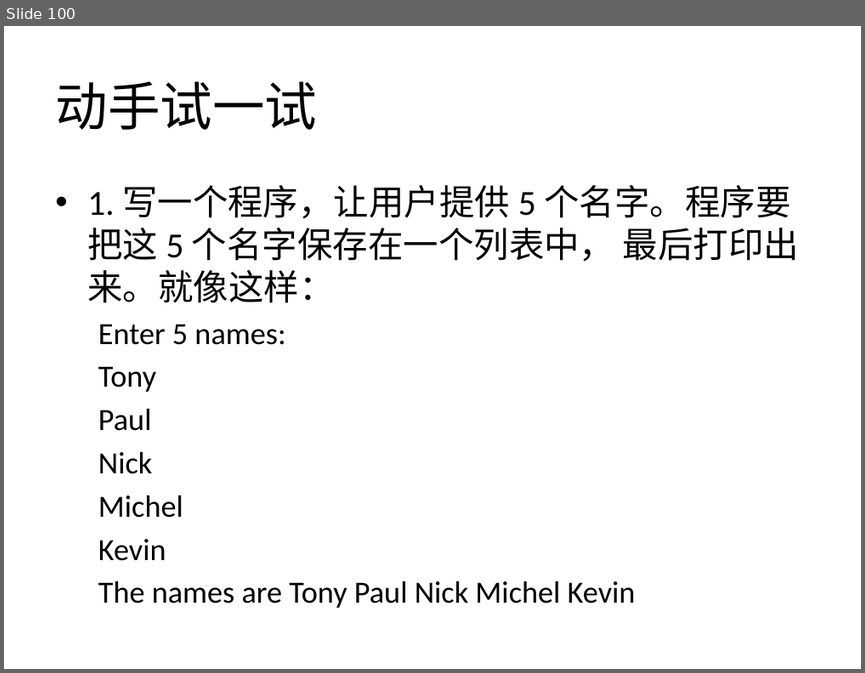
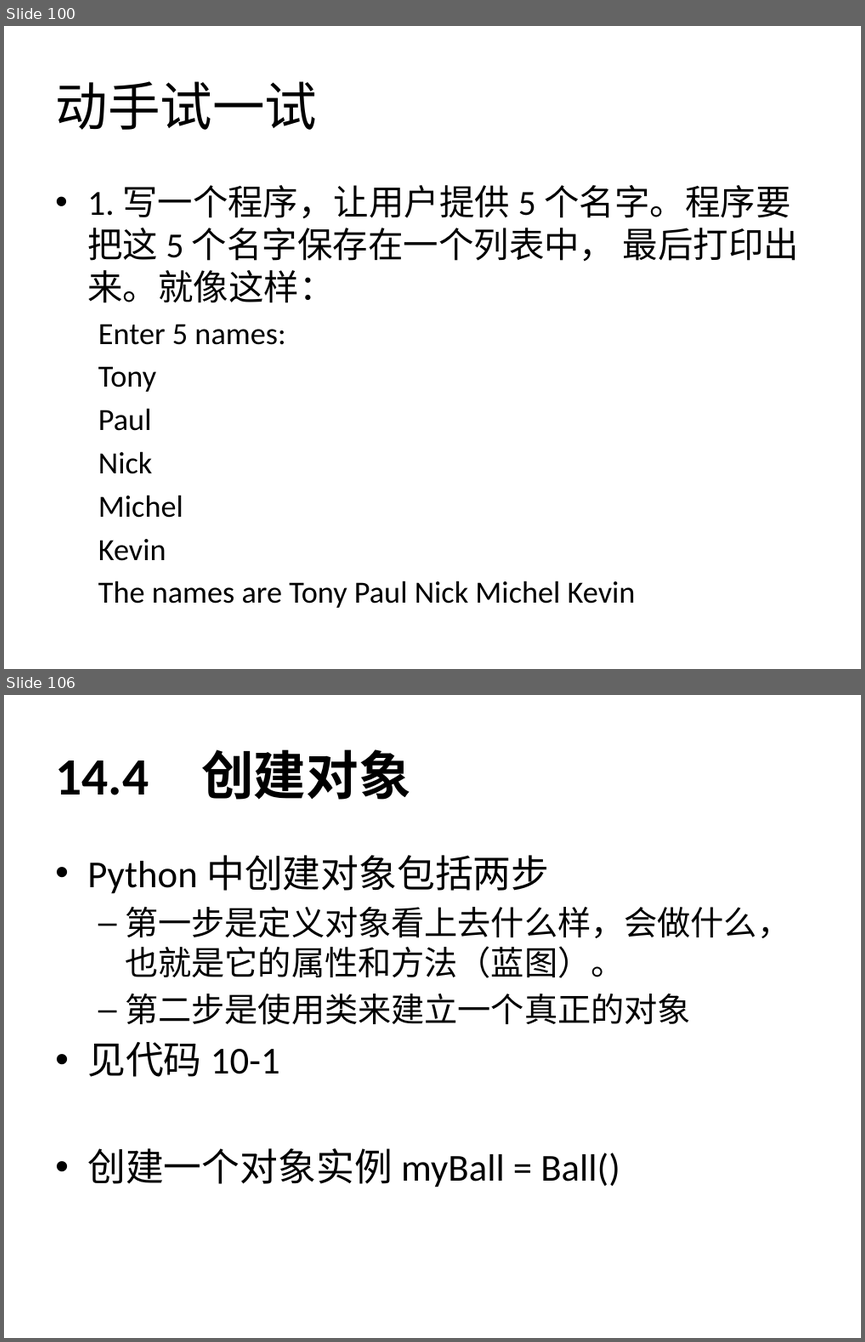
Before and after one commit to zhinan18/Python3, a slide deck: readme/Python3.pptx. Shown one above the other, each under a label of ours: slide 100 before the commit, slides 100 and 106 after it; the slides between them are not shown. The pictures are 865x673 and 865x1342 pixels, drawn with LibreOffice and Linux fonts; fonts in the diff are those of the drawing. Boxes give left, top, right and bottom in pixels: in the first picture for what was removed or moved away, otherwise in the second. Text is boxed around its words. In the diff, an @@ line names an element or a change of style, - is before the commit and + after.

```diff
--- a/readme/Python3.pptx
+++ b/readme/Python3.pptx
@@ slide 106 added at <box>4,695,861,1338</box>, background #FFFFFF @@
@@ title added at <box>55,749,410,800</box>, 44 pt, text #000000, bold @@
+14.4 创建对象
@@ text added at <box>87,855,790,1187</box>, 28 pt, text #000000 @@
+• Python 中创建对象包括两步
+  – 第一步是定义对象看上去什么样，会做什么，也就是它的属性和方法（蓝图）。
+  – 第二步是使用类来建立一个真正的对象
+• 见代码 10-1
+• 创建一个对象实例 myBall = Ball()
```
Also in this commit, not shown: 21 other slides added, 12 other files.
